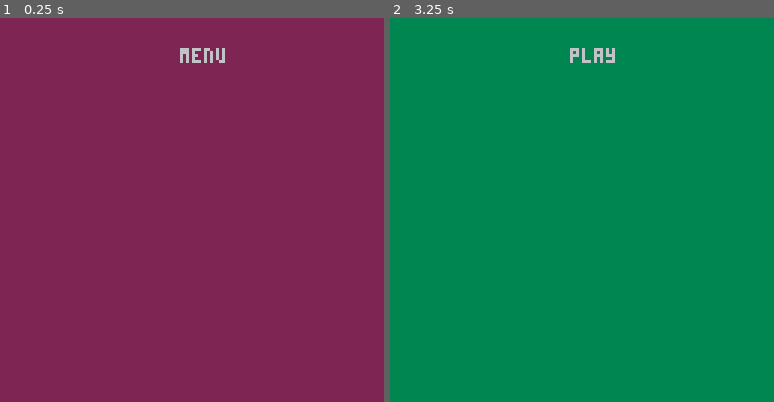
Above: before the commit, frames 1-2 (left to right).
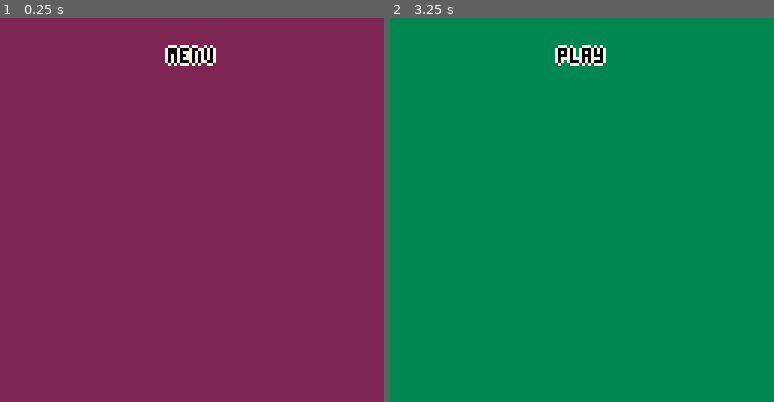
Above: after the commit, the same moments.

Repository: escargames/Anthrax
Game: PICO-8 cartridge Anthrax.p8
The game is run twice, just before and just after one commit, with the same random seed, the same clock (stepped at 60 frames per second) and the same inputs.
Inputs:
- Up to frame 1 (0.25 s): no input
- Up to frame 2 (3.25 s): hold Right 1.6-2.1 s; hold Right 2.47-3.03 s; hold Left from 3.08 s (still down)

The runs differ from the first frame. In frame 1, 0.7% of the frame differs, in the area x 42-59%, y 7-13%; in frame 2, 0.7%.

Commit message:
Center text and add outline.

Diff:
--- a/Anthrax.p8
+++ b/Anthrax.p8
@@ -31,7 +31,16 @@
 
 function _draw()
   cls(config[state].bg)
-  print(config[state].tl, 60, 10)
+  cprint(config[state].tl, 10)
+end
+
+function cprint(text, y, color)
+  local x = 64 - 2 * #text
+  print(text, x, y+1, 7)
+  print(text, x, y-1, 7)
+  print(text, x-1, y, 7)
+  print(text, x+1, y, 7)
+  print(text, x, y, color)
 end
 
 
